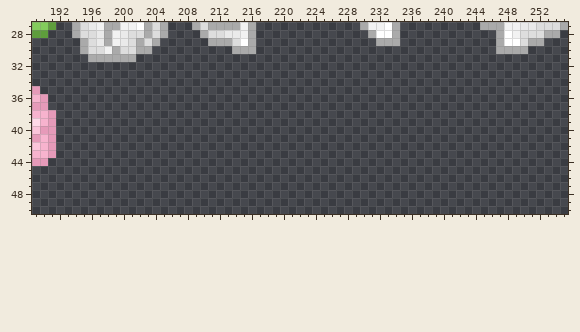
Pixel-art file: DaleAssets/CrystalSprites.aseprite. The picture above is the old version.
256x256 pixels, 1 frame. Shown: x 189..255, y 27..50. The commit also changed other parts of the picture, which this record leaves out.
And afterwards:
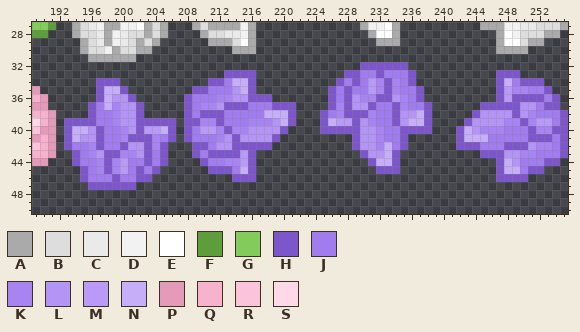
Palette (. is transparent): A #aaaaaa  B #dddddd  C #eaeaea  D #f2f2f2  E #ffffff  F #5e9d3c  G #83cc5c  H #7c56ca  J #a17cee  K #a884f3  L #b494f5  M #b99bf7  N #c6aef9  P #e69ab9  Q #f7b3ce  R #fbc4da  S #ffd9e8
Difference:
y 32: x 230..235 ...... -> HHHHHH
y 33: x 213..216 .... -> HHHH; x 228..236 ......... -> HHJJHJJJH; x 247..249 ... -> HHH
y 34: x 197..199 ... -> HHH; x 211..216 ...... -> HHJNNH; x 227..236 .......... -> HJHJMKHKJH; x 247..252 ...... -> HNJHHH
y 35: x 197..200 .... -> HNNH; x 209..216 ........ -> HHJJJLNH; x 226..237 ............ -> HJHJJMKHKJJH; x 247..253 ....... -> HMKKJJH
y 36: x 197..201 ..... -> HNLLH; x 208..218 ........... -> HJJJKKLLHHH; x 226..237 ............ -> HJHLKKHHLKJH; x 247..254 ........ -> HMHHHHJH
y 37: x 196..202 ....... -> HJNKLLH; x 208..221 .............. -> HJKKLHHHJJJHHH; x 226..238 ............. -> HKHLLHJJHKJJH; x 245..254 .......... -> HHHHHLLJHH
y 38: x 196..202 ....... -> HJJKLLH; x 208..221 .............. -> HJHHHJJJJJNNNH; x 225..238 .............. -> HJKHHHKJJHLLNH; x 244..255 ............ -> HLLLLHLKJJJH
y 39: x 193..206 .............. -> HHHHJJKLLHHHHH; x 208..221 .............. -> HHKKHJJJKKKLNH; x 225..238 .............. -> HNMMHLKJJHLNNH; x 243..255 ............. -> HLLLLKKHKMMJH
y 40: x 193..206 .............. -> HNNLHJJKLHMMNH; x 208..220 ............. -> HJMMKHKKLLLLH; x 225..238 .............. -> HHHHHLLKJJHHHH; x 242..255 .............. -> HNLKKKJJJHKKHH
y 41: x 193..206 .............. -> HNLLHJJKHHHKJH; x 208..219 ............ -> HJJJKLHLLLLH; x 229..235 ....... -> HLLKJJH; x 242..255 .............. -> HNNNJJJJJHHHJH
y 42: x 193..205 ............. -> HJJKHJJHLLHKH; x 209..218 .......... -> HHJLLHHHHH; x 229..235 ....... -> HLLKNJH; x 242..255 .............. -> HHHJJJHHHLKKJH
y 43: x 194..205 ............ -> HJKLHHKKLHJH; x 209..216 ........ -> HJHHHHMH; x 230..234 ..... -> HLLNH; x 245..255 ........... -> HHHLLKKJJJH
y 44: x 194..205 ............ -> HJJKHKMJJHJH; x 210..216 ....... -> HJJKKMH; x 231..234 .... -> HNNH; x 247..254 ........ -> HNLJJJHH
y 45: x 195..204 .......... -> HJKHKMJHJH; x 211..216 ...... -> HHHJNH; x 232..234 ... -> HHH; x 247..252 ...... -> HNNJHH
y 46: x 195..203 ......... -> HJJJHJJHH; x 214..216 ... -> HHH; x 247..250 .... -> HHHH
y 47: x 196..201 ...... -> HHHHHH
Boxes around the changes in both pictures, in picture pixels (x1, y1, x2, y2):
added: (320, 62, 568, 182)
added: (64, 70, 296, 190)
